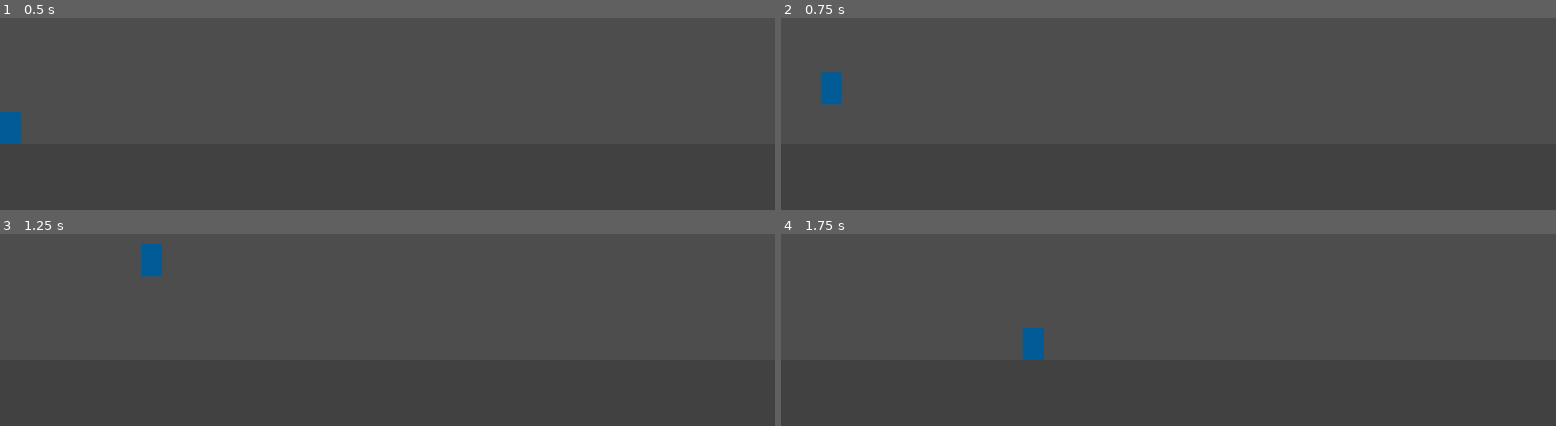
Above: before the commit, frames 1-4 (two rows, left to right).
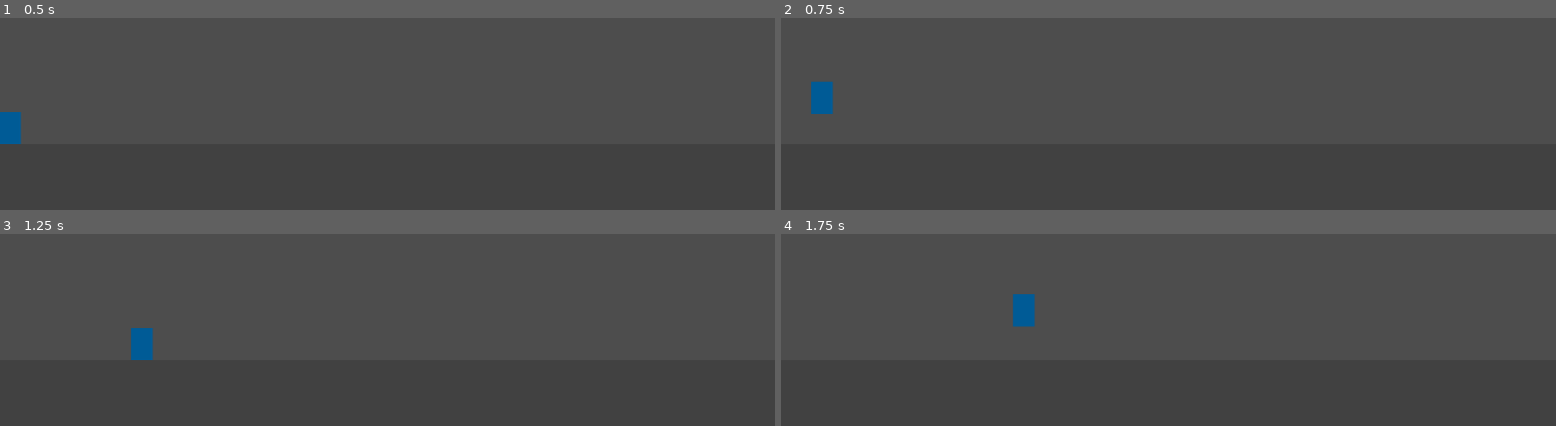
Above: after the commit, the same moments.

Repository: carlomontoyaph/platformer
Game: Godot game, scene res://scenes/main.tscn
The game is run twice, just before and just after one commit, with the same random seed, the same clock (stepped at 60 frames per second) and the same inputs.
Inputs:
- Up to frame 1 (0.5 s): no input
- Up to frame 2 (0.75 s): tap Enter at 0.5 s; hold D (move_right) from 0.53 s (still down); tap Space (jump) at 0.6 s
- Up to frame 3 (1.25 s): keep holding D (move_right); tap Space (jump) at 0.77, 1.07 s
- Up to frame 4 (1.75 s): keep holding D (move_right); tap Space (jump) at 1.35, 1.52 s

Frame 1 is identical in both runs. In frame 2, 0.6% of the frame differs, in the area x 3-8%, y 28-50%; in frame 3, 1.0%, in the area x 16-21%, y 5-66%; in frame 4, 1.0%.

Commit message:
Improve movement feel: add air acceleration, variable jump height, and smooth deceleration

Diff:
--- a/scenes/player.tscn
+++ b/scenes/player.tscn
@@ -7,6 +7,8 @@
 
 [node name="Player" type="CharacterBody2D" unique_id=1811485037]
 script = ExtResource("1_3vyb7")
+acceleration = 3000.0
+friction = 500.0
 
 [node name="CollisionShape2D" type="CollisionShape2D" parent="." unique_id=1965819126]
 shape = SubResource("RectangleShape2D_u8vuu")
--- a/scripts/player.gd
+++ b/scripts/player.gd
@@ -1,8 +1,11 @@
 extends CharacterBody2D
 
 # Movement tuning
-const JUMP_VELOCITY := -500.0
-const SPEED := 300.0
+@export var acceleration := 1500.0
+@export var air_acceleration := 800.0
+@export var friction := 1800.0
+@export var jump_velocity := -500.0
+@export var speed := 300.0
 
 func _physics_process(delta: float) -> void:
 	# Apply gravity when airborne
@@ -11,7 +14,10 @@
 
 	# Jump when input is pressed and player is grounded
 	if Input.is_action_just_pressed("jump") and is_on_floor():
-		velocity.y = JUMP_VELOCITY
+		velocity.y = jump_velocity
+
+	if Input.is_action_just_released("jump") and velocity.y < 0:
+		velocity.y *= 0.5
 
 	# Handle horizontal movement
 	var direction = Input.get_axis(
@@ -20,13 +26,16 @@
 	)
 
 	if direction:
-		velocity.x = direction * SPEED
+		velocity.x = move_toward(
+			velocity.x,
+			direction * speed,
+			(acceleration if is_on_floor() else air_acceleration) * delta
+		)
 	else:
-		# Smoothly decelerate to 0 (move_toward gradually changes from current to target by max delta)
 		velocity.x = move_toward(
 			velocity.x,
 			0,
-			SPEED
+			friction * delta
 		)
 
 	# Apply velocity and handle collisions
